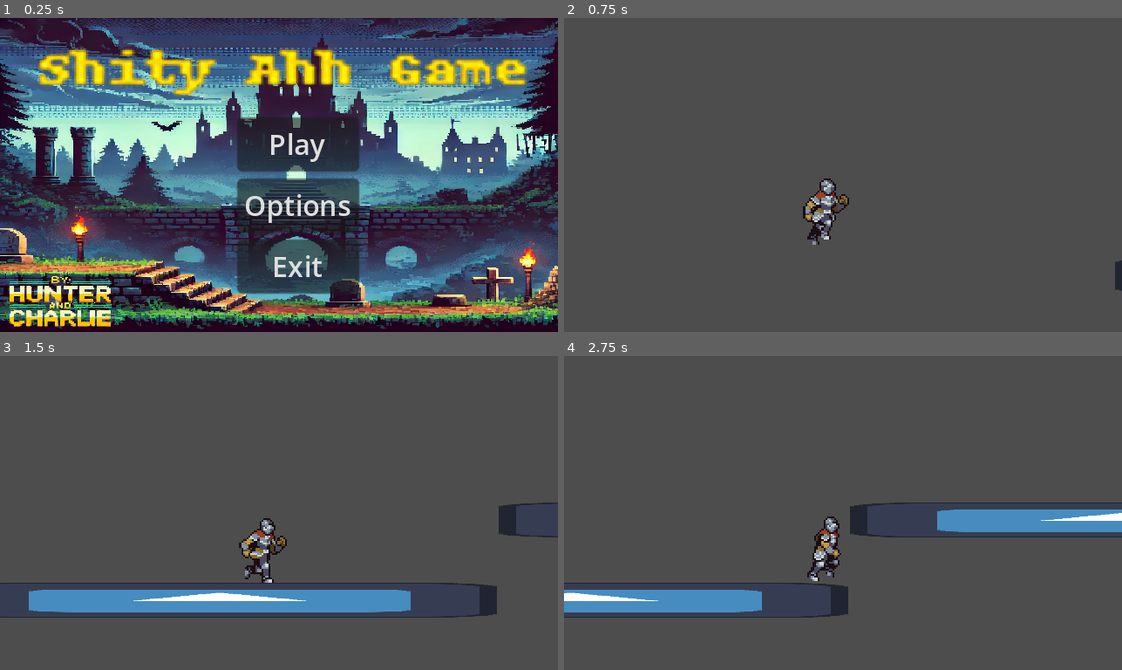
Above: before the commit, frames 1-4 (two rows, left to right).
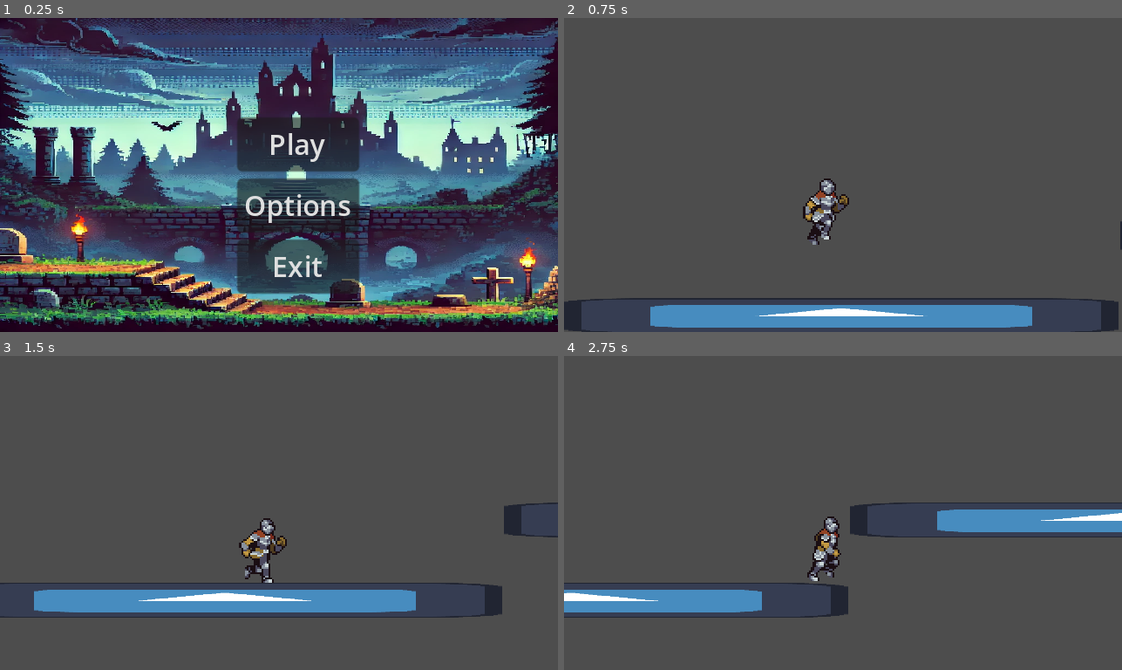
Above: after the commit, the same moments.

Repository: HunterB88/godot-4-platformer
Game: Godot game, scene res://scenes/menu.tscn
Same seed, same stepped clock (60 frames per second), same inputs: the game is played once before the commit and once after it. The engine's default icon, where the game draws it, is replaced by a stand-in: a white triangle on a blue panel in a dark square.
Inputs (mouse positions are in pixels of both pictures, inside the frame that each line leads up to):
- Up to frame 1 (0.25 s): no input
- Up to frame 2 (0.75 s): click "Play" at 0.5 s
- Up to frame 3 (1.5 s): move the mouse to (401, 497) at 1.27 s; hold D (right) from 1.28 s (still down); click (401, 497) at 1.35 s
- Up to frame 4 (2.75 s): keep holding D (right); tap Space (jump) at 1.52, 2.27 s; move the mouse to (731, 528) at 2.02 s; click (731, 528) at 2.1 s

The runs differ from the first frame. In frame 1, 7.1% of the frame differs, in the area x 1-95%, y 10-99%; in frame 2, 6.2%; in frame 3, 0.6%; in frame 4, nothing differs.

Commit message:
charlie has a gyat

Diff:
--- a/scenes/menu.tscn
+++ b/scenes/menu.tscn
@@ -1,9 +1,7 @@
-[gd_scene load_steps=5 format=3 uid="uid://cjtrhbt6anvjm"]
+[gd_scene load_steps=3 format=3 uid="uid://cjtrhbt6anvjm"]
 
 [ext_resource type="Script" path="res://scenes/menu.gd" id="1_qrt3h"]
 [ext_resource type="Texture2D" uid="uid://b1j4boktrxmie" path="res://art/backround.webp" id="2_d7utn"]
-[ext_resource type="Texture2D" uid="uid://dxxnixkm4f806" path="res://art/title.png" id="3_j58d4"]
-[ext_resource type="Texture2D" uid="uid://bvfnntsepgo2f" path="res://art/by hunter and charlie.png" id="4_6hhh8"]
 
 [node name="menu" type="Control"]
 layout_mode = 3
@@ -45,16 +43,6 @@
 layout_mode = 2
 text = "Exit"
 
-[node name="Title" type="Sprite2D" parent="."]
-position = Vector2(34, -8)
-scale = Vector2(0.803342, 0.672043)
-texture = ExtResource("3_j58d4")
-
-[node name="ByHunterAndCharlie" type="Sprite2D" parent="."]
-position = Vector2(-92, 125)
-scale = Vector2(0.10623, 0.0766331)
-texture = ExtResource("4_6hhh8")
-
 [connection signal="pressed" from="MarginContainer/VBoxContainer/play" to="." method="_on_play_pressed"]
 [connection signal="pressed" from="MarginContainer/VBoxContainer/options" to="." method="_on_options_pressed"]
 [connection signal="pressed" from="MarginContainer/VBoxContainer/exit" to="." method="_on_exit_pressed"]
--- a/scenes/world.tscn
+++ b/scenes/world.tscn
@@ -33,4 +33,4 @@
 texture = ExtResource("1_g3ecf")
 
 [node name="player" parent="." instance=ExtResource("1_n3pon")]
-position = Vector2(160, 108)
+position = Vector2(157, 131)
